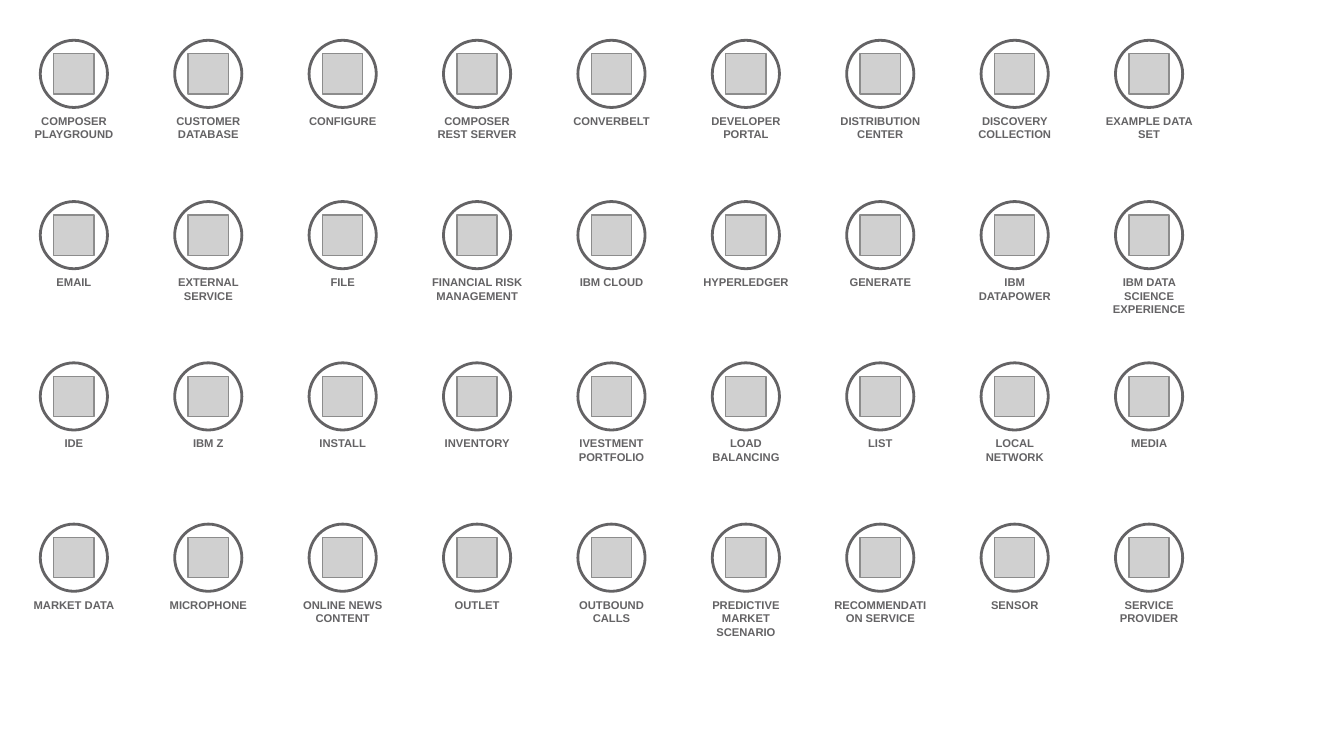
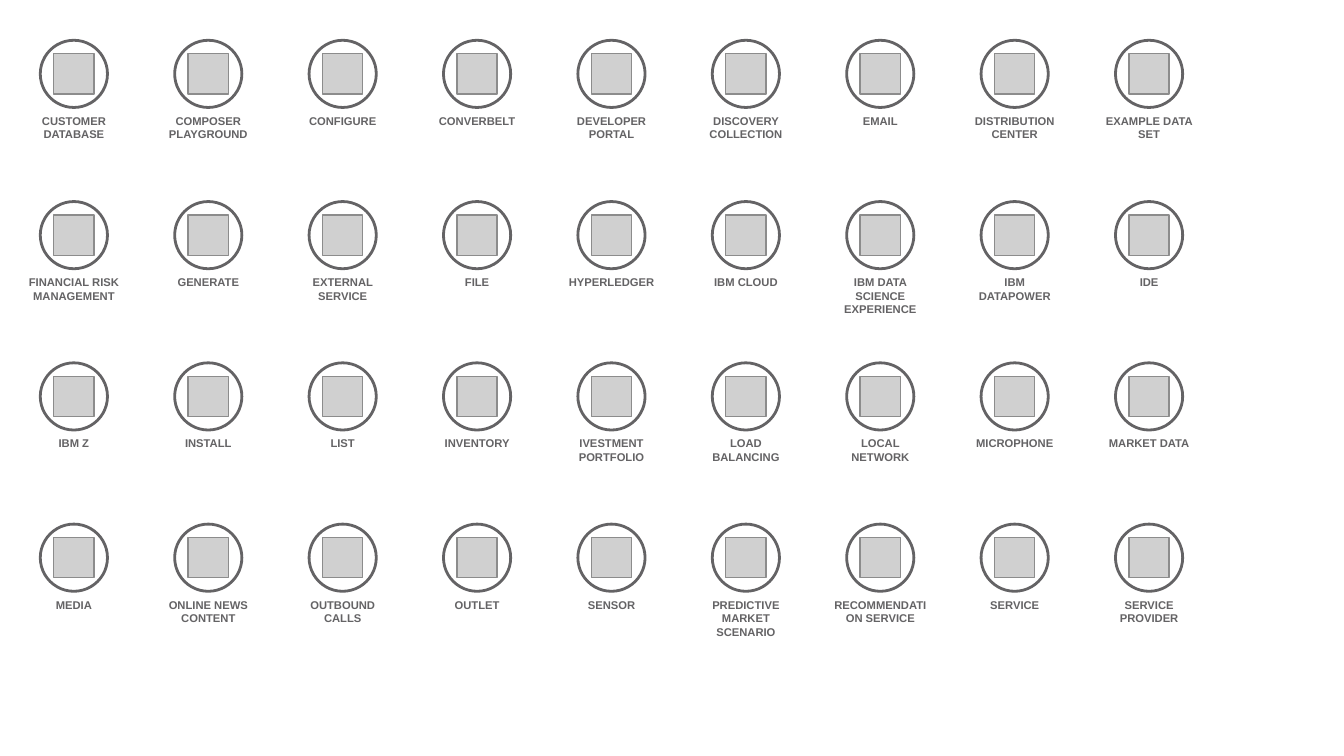
Before and after one commit to l2fprod/myarchitecture, a slide deck: slide 11 of mycatalog-architecture-diagram-template.pptx. Drawn at 1344x756 pixels with LibreOffice and Linux fonts; fonts in the diff are those of the drawing; grey boxes stand for pictures. Boxes give left, top, right and bottom in pixels: in the first picture for what was removed or moved away, otherwise in the second. Text is boxed around its words. In the diff, an @@ line names an element or a change of style, - is before the commit and + after.

```diff
--- a/mycatalog-architecture-diagram-template.pptx
+++ b/mycatalog-architecture-diagram-template.pptx
@@ text removed at (x1=438, y1=117, x2=517, y2=138) @@
-COMPOSER REST SERVER
@@ text "DISCOVERY COLLECTION" moved from (x1=978, y1=117, x2=1051, y2=138) to (x1=709, y1=117, x2=782, y2=138) @@
@@ text added at (x1=863, y1=117, x2=898, y2=125), 6 pt, text #646365, bold @@
+EMAIL
@@ text at (x1=29, y1=278, x2=119, y2=300): text changed @@
-EMAIL
+FINANCIAL RISK MANAGEMENT
@@ text added at (x1=178, y1=278, x2=239, y2=286), 6 pt, text #646365, bold @@
+GENERATE
@@ text removed at (x1=432, y1=278, x2=522, y2=300) @@
-FINANCIAL RISK MANAGEMENT
@@ 5 texts moved together from (x1=35, y1=117, x2=920, y2=300) to (x1=169, y1=117, x2=1055, y2=300) @@
@@ text at (x1=844, y1=278, x2=916, y2=313): text changed @@
-GENERATE
+IBM DATA SCIENCE EXPERIENCE
@@ text at (x1=1140, y1=278, x2=1159, y2=286): text changed @@
-IBM DATA SCIENCE EXPERIENCE
+IDE
@@ text removed at (x1=65, y1=439, x2=84, y2=447) @@
-IDE
@@ text "LIST" moved from (x1=868, y1=439, x2=892, y2=447) to (x1=331, y1=439, x2=355, y2=447) @@
@@ text "MICROPHONE" moved from (x1=170, y1=601, x2=247, y2=609) to (x1=976, y1=439, x2=1053, y2=447) @@
@@ text at (x1=1109, y1=439, x2=1189, y2=447): text changed @@
-MEDIA
+MARKET DATA
@@ 8 texts moved together from (x1=176, y1=117, x2=1044, y2=622) to (x1=42, y1=117, x2=909, y2=622) @@
@@ text at (x1=56, y1=601, x2=92, y2=609): text changed @@
-MARKET DATA
+MEDIA
@@ text added at (x1=310, y1=601, x2=375, y2=622), 6 pt, text #646365, bold @@
+OUTBOUND CALLS
@@ text at (x1=588, y1=601, x2=635, y2=609): text changed @@
-OUTBOUND CALLS
+SENSOR
@@ text at (x1=990, y1=601, x2=1039, y2=609): text changed @@
-SENSOR
+SERVICE
```
Also in this commit, not shown: 13 other slides changed.
